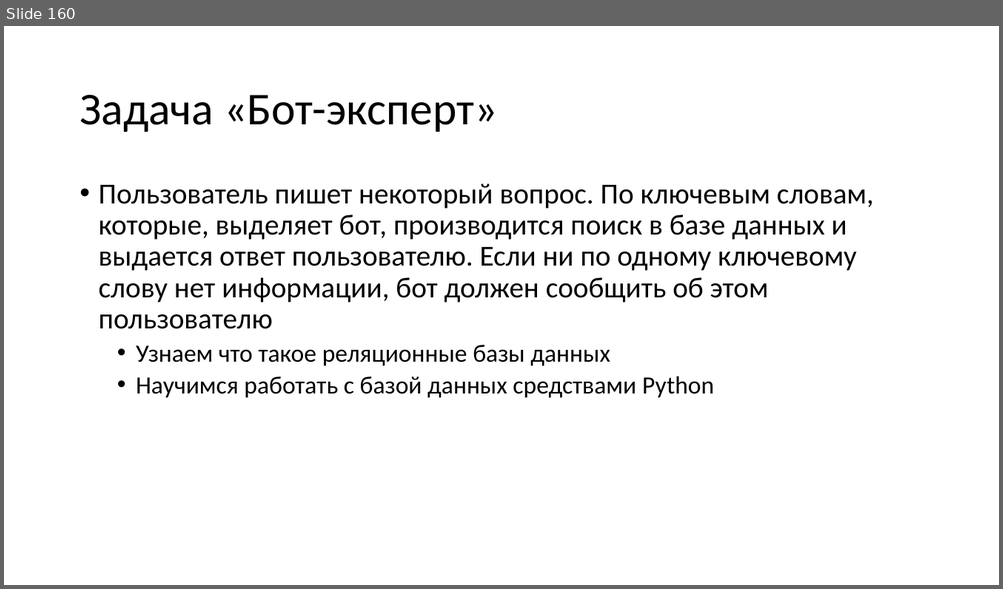
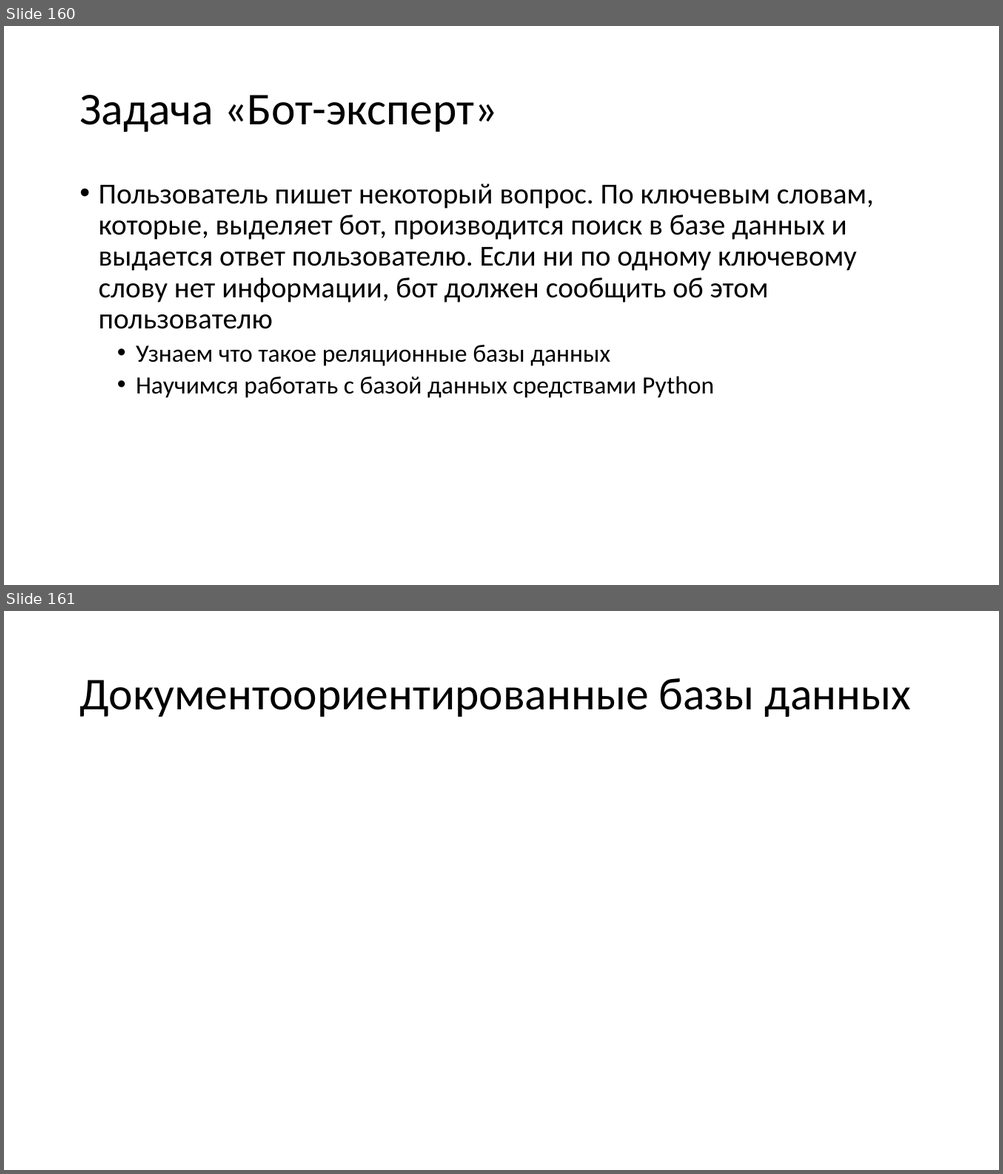
Before and after one commit to paveltsytovich/telegram-course, a slide deck: Presentation/Разработка ботов для телеграмм на Python.pptx. Shown one above the other, each under a label of ours: slide 160 before the commit, slides 160 and 161 after it. The pictures are 1003x589 and 1003x1174 pixels, drawn with LibreOffice and Linux fonts; fonts in the diff are those of the drawing. Boxes give left, top, right and bottom in pixels: in the first picture for what was removed or moved away, otherwise in the second. Text is boxed around its words. In the diff, an @@ line names an element or a change of style, - is before the commit and + after.

```diff
--- a/Presentation/Разработка ботов для телеграмм на Python.pptx
+++ b/Presentation/Разработка ботов для телеграмм на Python.pptx
@@ slide 161 added at [4, 611, 999, 1170], background #FFFFFF @@
@@ title added at [79, 678, 910, 717], 44 pt, text #000000 @@
+Документоориентированные базы данных
```
Also in this commit, not shown: 1 slide changed, 1 other file.
